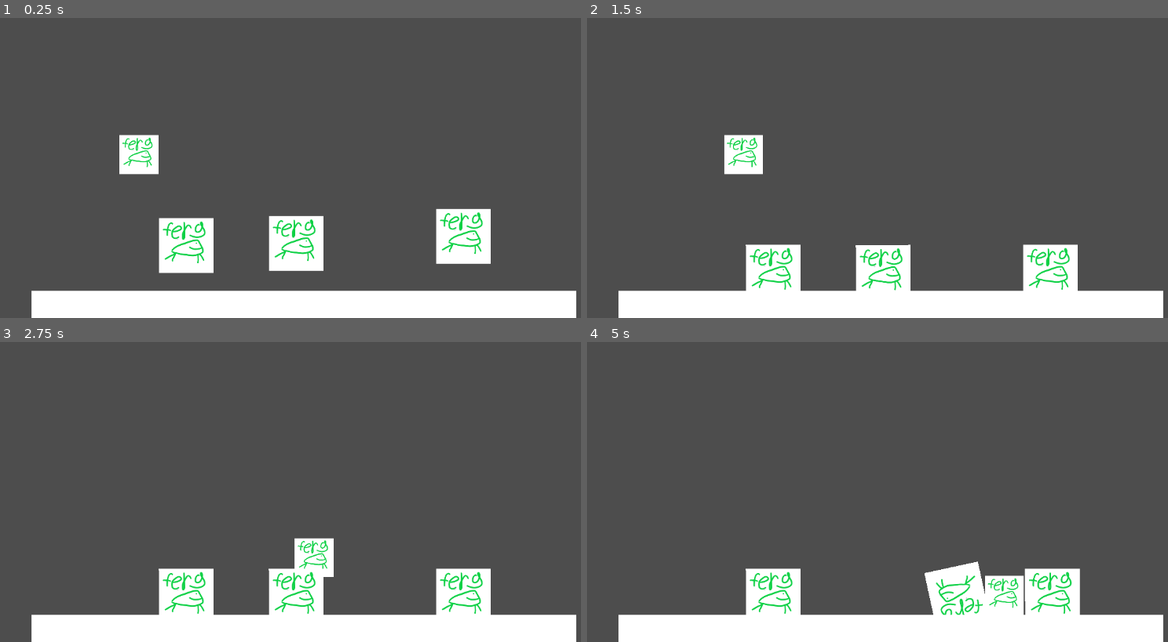
Above: before the commit, frames 1-4 (two rows, left to right).
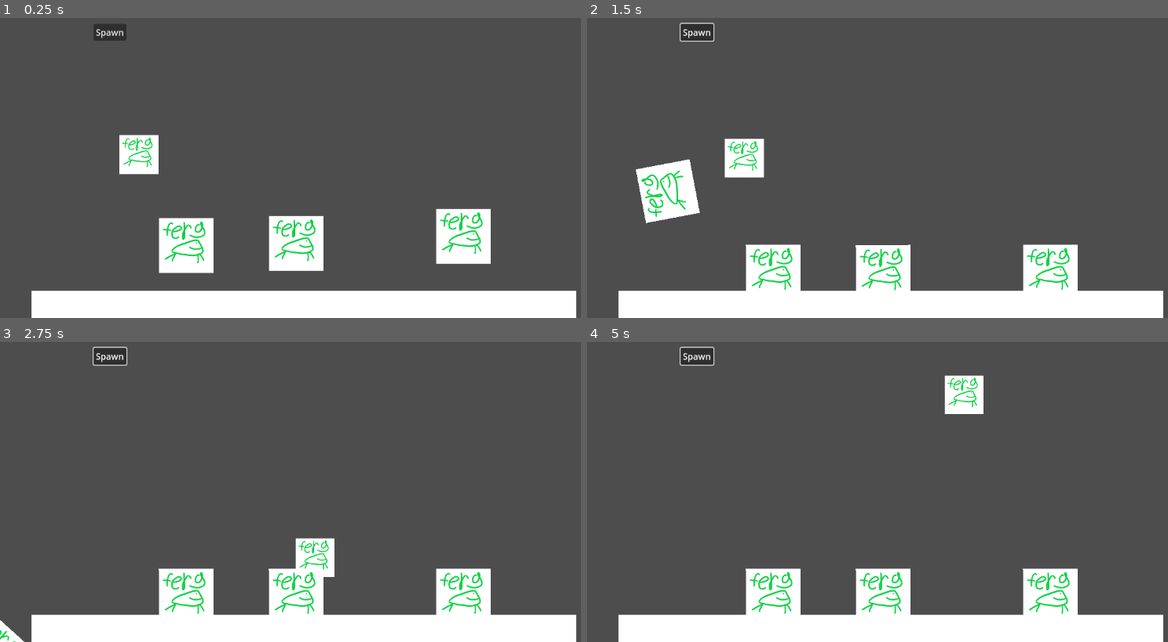
Above: after the commit, the same moments.

Repository: NotTom31/FroggeeToadems
Game: Godot game, scene res://Scenes/Levels/Test/tom-gameplay-test.tscn
Same seed, same stepped clock (60 frames per second), same inputs: the game is played once before the commit and once after it. This scene is started directly instead of the project's main scene.
Inputs (mouse positions are in pixels of both pictures, inside the frame that each line leads up to):
- Up to frame 1 (0.25 s): no input
- Up to frame 2 (1.5 s): click (697, 33) at 0.5 s, where only the run after the commit has a clickable "Spawn"; move the mouse to (883, 273) at 1.27 s; hold Right (ui_right) from 1.28 s (still down); click (883, 273) at 1.42 s
- Up to frame 3 (2.75 s): move the mouse to (185, 597) at 2.02 s; release Right (ui_right) at 2.03 s; hold Down (ui_down) from 2.03 s (still down); click (185, 597) at 2.17 s
- Up to frame 4 (5 s): move the mouse to (1051, 597) at 2.77 s; release Down (ui_down) at 2.78 s; hold Right (ui_right) 2.78-3.53 s; click (1051, 597) at 2.92 s; move the mouse to (871, 537) at 3.52 s; hold Up (ui_up) 3.53-4.28 s; click (871, 537) at 3.67 s; move the mouse to (1086, 519) at 4.27 s; hold Left (ui_left) from 4.28 s (still down)

The runs differ from the first frame. In frame 1, 0.3% of the frame differs, in the area x 16-22%, y 2-8%; in frame 2, 2.6%; in frame 3, 0.7%; in frame 4, 5.7%, in the area x 15-85%, y 1-92%.

Commit message:
Spawn button
A button to spawn frogs. Needs work

Diff:
--- /dev/null
+++ b/Code/UI/spawn_frog_ui.gd
@@ -0,0 +1,18 @@
+extends Control
+
+var Frog= preload("res://Scenes/Objects/frog.tscn")
+
+# Called when the node enters the scene tree for the first time.
+func _ready() -> void:
+	pass # Replace with function body.
+
+
+# Called every frame. 'delta' is the elapsed time since the previous frame.
+func _process(delta: float) -> void:
+	pass
+
+
+func _on_button_pressed() -> void:
+	var FrogInst = Frog.instantiate()
+	add_child(FrogInst)
+	FrogInst.position = Vector2(randi_range(10,100), randi_range(10,100))
--- a/Scenes/Levels/Test/tom-gameplay-test.tscn
+++ b/Scenes/Levels/Test/tom-gameplay-test.tscn
@@ -1,8 +1,9 @@
-[gd_scene load_steps=4 format=3 uid="uid://dxl0svbbb60ua"]
+[gd_scene load_steps=5 format=3 uid="uid://dxl0svbbb60ua"]
 
 [ext_resource type="PackedScene" uid="uid://b4wy7po8yie45" path="res://Scenes/Player/player_test.tscn" id="1_d6qc5"]
 [ext_resource type="PackedScene" uid="uid://cx02sk40u0vp1" path="res://Scenes/Objects/frog.tscn" id="2_7dh1k"]
 [ext_resource type="PackedScene" uid="uid://ceqymore53p77" path="res://Scenes/Objects/temp_ground.tscn" id="3_qovqc"]
+[ext_resource type="PackedScene" uid="uid://cv05e0eutaagt" path="res://Scenes/UI/spawn_frog_ui.tscn" id="4_f7qh2"]
 
 [node name="Tom-gameplay-test" type="Node2D"]
 
@@ -21,3 +22,9 @@
 [node name="Node2D" parent="." instance=ExtResource("3_qovqc")]
 position = Vector2(558, 623)
 scale = Vector2(20, 1)
+
+[node name="SpawnFrogUI" parent="." instance=ExtResource("4_f7qh2")]
+offset_left = 172.0
+offset_top = 106.0
+offset_right = 172.0
+offset_bottom = 106.0
--- /dev/null
+++ b/Scenes/UI/spawn_frog_ui.tscn
@@ -0,0 +1,21 @@
+[gd_scene load_steps=2 format=3 uid="uid://cv05e0eutaagt"]
+
+[ext_resource type="Script" path="res://Code/UI/spawn_frog_ui.gd" id="1_pnqan"]
+
+[node name="SpawnFrogUI" type="Control"]
+layout_mode = 3
+anchors_preset = 15
+anchor_right = 1.0
+anchor_bottom = 1.0
+grow_horizontal = 2
+grow_vertical = 2
+script = ExtResource("1_pnqan")
+
+[node name="Button" type="Button" parent="."]
+layout_mode = 0
+offset_right = 8.0
+offset_bottom = 8.0
+text = "Spawn
+"
+
+[connection signal="pressed" from="Button" to="." method="_on_button_pressed"]
